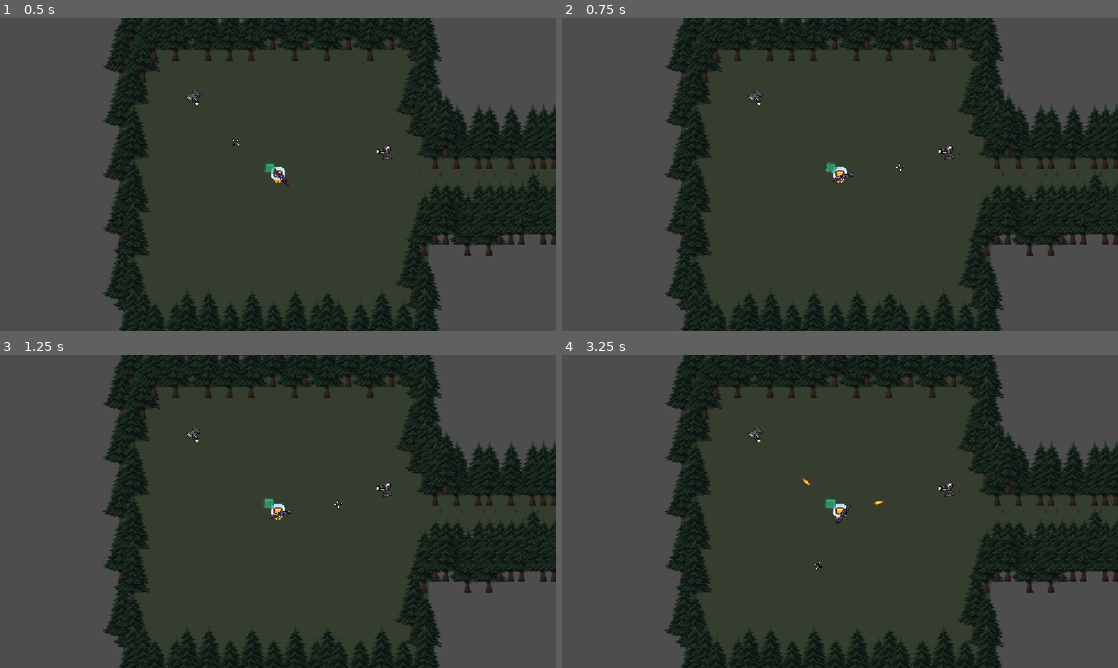
Above: before the commit, frames 1-4 (two rows, left to right).
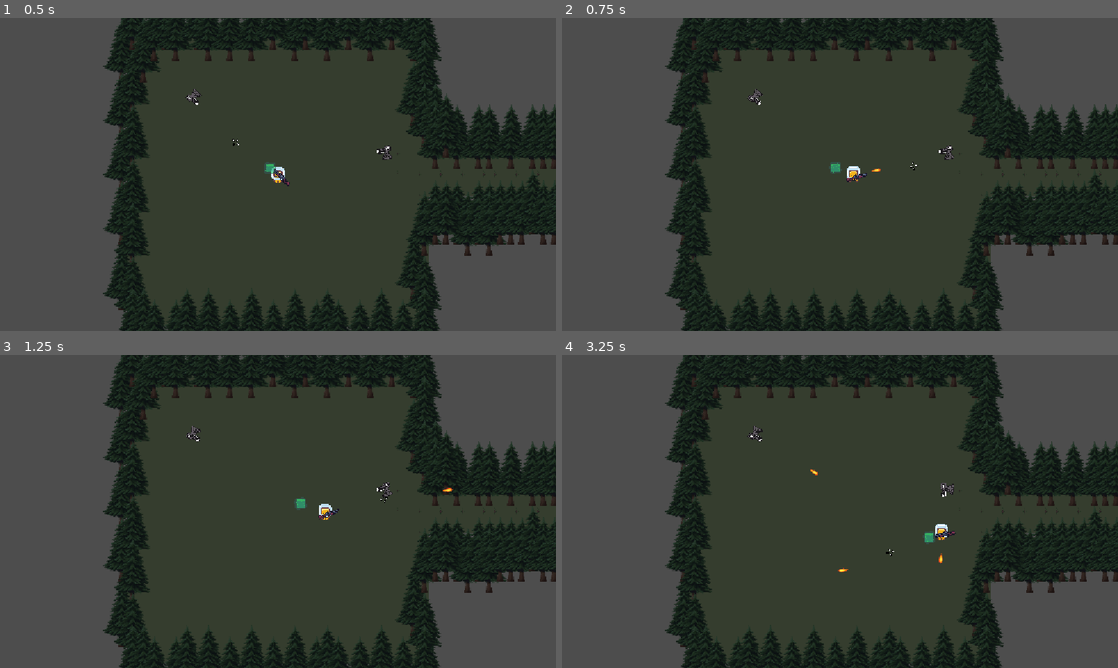
Above: after the commit, the same moments.

Repository: Silgnis/Game-Design-Project
Game: Godot game, scene res://Scenes/Main.tscn
Same seed, same stepped clock (60 frames per second), same inputs: the game is played once before the commit and once after it.
Inputs (mouse positions are in pixels of both pictures, inside the frame that each line leads up to):
- Up to frame 1 (0.5 s): no input
- Up to frame 2 (0.75 s): move the mouse to (962, 158) at 0.52 s; hold Right (right) from 0.53 s (still down); click (962, 158) at 0.6 s
- Up to frame 3 (1.25 s): keep holding Right (right)
- Up to frame 4 (3.25 s): move the mouse to (728, 527) at 1.27 s; release Right (right) at 1.28 s; hold Down (down) 1.28-2.03 s; click (728, 527) at 1.35 s; move the mouse to (895, 442) at 2.02 s; hold Right (right) 2.03-2.78 s; click (895, 442) at 2.1 s; move the mouse to (812, 574) at 2.77 s; hold Up (up) from 2.78 s (still down); click (812, 574) at 2.85 s

Frame 1 is identical in both runs. In frame 2, 0.3% of the frame differs, in the area x 33-71%, y 22-53%; in frame 3, 0.5%; in frame 4, 0.6%, in the area x 33-71%, y 22-70%.
Error before the commit: Parse Error: Identifier "NavigationManager" not declared in the current scope. (res://Scripts/level.gd:6)

Commit message:
Add wall colisions

Diff:
--- /dev/null
+++ b/Resources/tree_tileset.tres
@@ -0,0 +1,13 @@
+[gd_resource type="TileSet" format=3 uid="uid://cdr018fxgilse"]
+
+[ext_resource type="Texture2D" uid="uid://cyahrsdnyb8ql" path="res://Resources/Custom Assets/Pine_Tree_-_NIGHT_lighter.png" id="1_opijp"]
+
+[sub_resource type="TileSetAtlasSource" id="TileSetAtlasSource_joc8x"]
+texture = ExtResource("1_opijp")
+texture_region_size = Vector2i(53, 96)
+0:0/0 = 0
+0:0/0/physics_layer_0/polygon_0/points = PackedVector2Array(-4.0980835, -40.29779, 6.8301315, -37.565735, 29.369576, 33.46766, -25.954514, 32.10163)
+
+[resource]
+physics_layer_0/collision_layer = 1
+sources/5 = SubResource("TileSetAtlasSource_joc8x")
--- a/Scenes/Level1.tscn
+++ b/Scenes/Level1.tscn
@@ -2,7 +2,7 @@
 
 [ext_resource type="Texture2D" uid="uid://d08w70s0wbjcm" path="res://Resources/Custom Assets/Tileset and tree.png" id="1_2llne"]
 [ext_resource type="Script" uid="uid://bhgm6sfwrsrgk" path="res://Scripts/level.gd" id="1_jghel"]
-[ext_resource type="Texture2D" uid="uid://cyahrsdnyb8ql" path="res://Resources/Custom Assets/Pine_Tree_-_NIGHT_lighter.png" id="2_q12u6"]
+[ext_resource type="TileSet" uid="uid://cdr018fxgilse" path="res://Resources/tree_tileset.tres" id="3_jghel"]
 [ext_resource type="PackedScene" uid="uid://bsl7npd3rj82l" path="res://door.tscn" id="3_joc8x"]
 
 [sub_resource type="TileSetAtlasSource" id="TileSetAtlasSource_q12u6"]
@@ -64,14 +64,6 @@
 [sub_resource type="TileSet" id="TileSet_riosl"]
 sources/4 = SubResource("TileSetAtlasSource_q12u6")
 
-[sub_resource type="TileSetAtlasSource" id="TileSetAtlasSource_joc8x"]
-texture = ExtResource("2_q12u6")
-texture_region_size = Vector2i(53, 96)
-0:0/0 = 0
-
-[sub_resource type="TileSet" id="TileSet_1wtbc"]
-sources/5 = SubResource("TileSetAtlasSource_joc8x")
-
 [node name="Level1" type="Node2D" unique_id=1783777693]
 script = ExtResource("1_jghel")
 
@@ -80,8 +72,8 @@
 tile_set = SubResource("TileSet_riosl")
 
 [node name="TileMapLayer2" type="TileMapLayer" parent="." unique_id=283679165]
-tile_map_data = PackedByteArray("AADx/wkABQAAAAAAAADy/wUABQA …(1104 unchanged characters)… AAAAAAAAZAAMABQAAAAAAAAAYAAMABQAAAAAAAAAXAAIABQAAAAAAAAAaAAMABQAAAAAAAAAaAAIABQAAAAAAAAAaAAEABQAAAAAAAAA=")
-tile_set = SubResource("TileSet_1wtbc")
+tile_map_data = PackedByteArray("AADx/wkABQAAAAAAAADy/wUABQA …(1104 unchanged characters)… AAAAAAAAZAAMABQAAAAAAAAAYAAMABQAAAAAAAAAaAAMABQAAAAAAAAAaAAIABQAAAAAAAAAaAAEABQAAAAAAAAAXAAIABQAAAAAAAAA=")
+tile_set = ExtResource("3_jghel")
 
 [node name="Camera2D" type="Camera2D" parent="." unique_id=44119269]
 zoom = Vector2(1.4, 1.4)
--- a/Scenes/Level2.tscn
+++ b/Scenes/Level2.tscn
@@ -2,7 +2,7 @@
 
 [ext_resource type="Texture2D" uid="uid://d08w70s0wbjcm" path="res://Resources/Custom Assets/Tileset and tree.png" id="1_0plju"]
 [ext_resource type="Script" uid="uid://bhgm6sfwrsrgk" path="res://Scripts/level.gd" id="1_5awjf"]
-[ext_resource type="Texture2D" uid="uid://cyahrsdnyb8ql" path="res://Resources/Custom Assets/Pine_Tree_-_NIGHT_lighter.png" id="2_ms0wi"]
+[ext_resource type="TileSet" uid="uid://cdr018fxgilse" path="res://Resources/tree_tileset.tres" id="3_5awjf"]
 [ext_resource type="PackedScene" uid="uid://bsl7npd3rj82l" path="res://door.tscn" id="3_ms0wi"]
 
 [sub_resource type="TileSetAtlasSource" id="TileSetAtlasSource_q12u6"]
@@ -64,14 +64,6 @@
 [sub_resource type="TileSet" id="TileSet_riosl"]
 sources/4 = SubResource("TileSetAtlasSource_q12u6")
 
-[sub_resource type="TileSetAtlasSource" id="TileSetAtlasSource_joc8x"]
-texture = ExtResource("2_ms0wi")
-texture_region_size = Vector2i(53, 96)
-0:0/0 = 0
-
-[sub_resource type="TileSet" id="TileSet_1wtbc"]
-sources/5 = SubResource("TileSetAtlasSource_joc8x")
-
 [node name="Level2" type="Node2D" unique_id=1783777693]
 script = ExtResource("1_5awjf")
 
@@ -81,7 +73,7 @@
 
 [node name="TileMapLayer2" type="TileMapLayer" parent="." unique_id=283679165]
 tile_map_data = PackedByteArray("AADx/wkABQAAAAAAAADy/wUABQAAAAAAAADx/wMABQAAAAAAAADx//n/BQAAAAAAAADy//f/BQAAAAAAAADx// …(1040 unchanged characters)…
-tile_set = SubResource("TileSet_1wtbc")
+tile_set = ExtResource("3_5awjf")
 
 [node name="Camera2D" type="Camera2D" parent="." unique_id=44119269]
 zoom = Vector2(1.4, 1.4)
--- a/Scenes/player.tscn
+++ b/Scenes/player.tscn
@@ -5,7 +5,7 @@
 [ext_resource type="Texture2D" uid="uid://b6oapclcyyw88" path="res://Resources/kenney_pixel-platformer/Tiles/Characters/tile_0007.png" id="2_6t5aa"]
 
 [sub_resource type="RectangleShape2D" id="RectangleShape2D_t3rt0"]
-size = Vector2(20, 23)
+size = Vector2(20, 24)
 
 [sub_resource type="SpriteFrames" id="SpriteFrames_qaa4w"]
 animations = [{
@@ -25,7 +25,6 @@
 script = ExtResource("1_6t5aa")
 
 [node name="CollisionShape2D" type="CollisionShape2D" parent="." unique_id=775327215]
-position = Vector2(0, -0.5)
 shape = SubResource("RectangleShape2D_t3rt0")
 
 [node name="AnimatedSprite2D" type="AnimatedSprite2D" parent="." unique_id=591878261]
--- a/project.godot
+++ b/project.godot
@@ -14,6 +14,10 @@
 run/main_scene="uid://155xx7s6y6ta"
 config/features=PackedStringArray("4.7", "GL Compatibility")
 config/icon="res://icon.svg"
+
+[autoload]
+
+NavigationManager="*uid://w3nfknsl06o4"
 
 [display]
 
